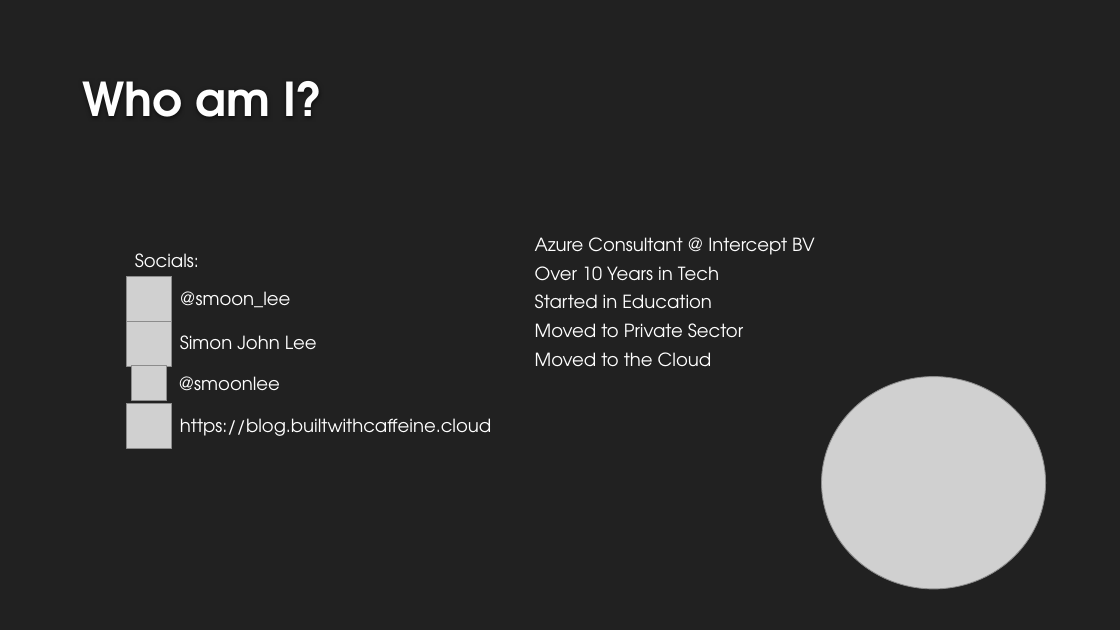
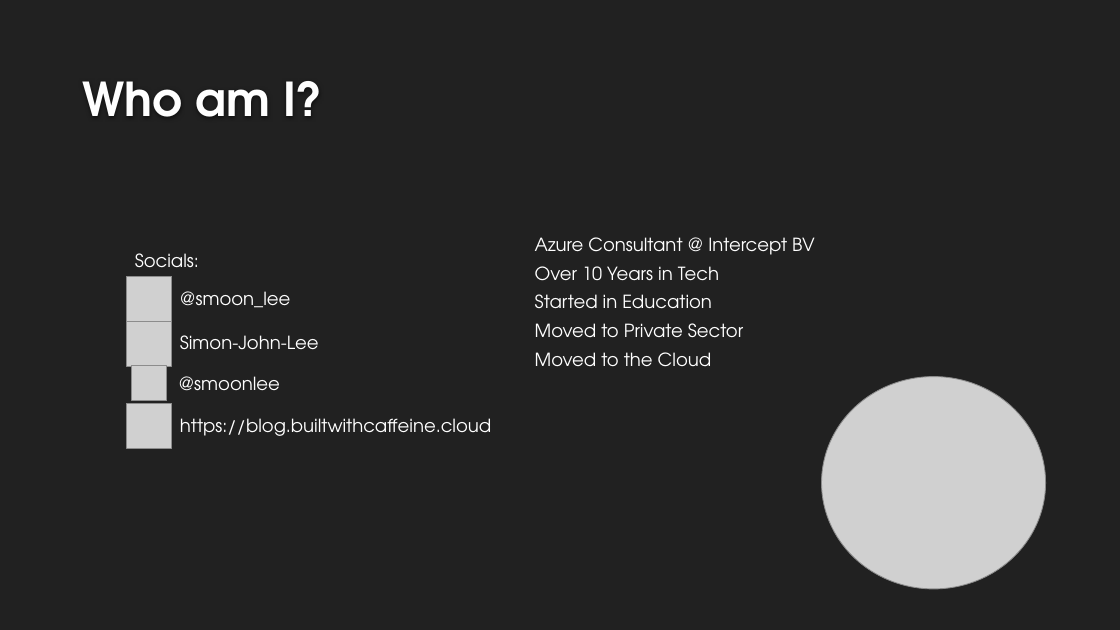
Before and after one commit to smoonlee/public-speaking-slide-decks, a slide deck: slide 2 of Getting_Started_With_Blogging/gettintg-started-with-blogging-slide-deck-v1-1.pptx. Drawn at 1120x630 pixels with LibreOffice and Linux fonts; fonts in the diff are those of the drawing; grey boxes stand for pictures; background and template pictures are left out. Boxes give left, top, right and bottom in pixels: in the first picture for what was removed or moved away, otherwise in the second. Text is boxed around its words. In the diff, an @@ line names an element or a change of style, - is before the commit and + after.

```diff
--- a/Getting_Started_With_Blogging/gettintg-started-with-blogging-slide-deck-v1-1.pptx
+++ b/Getting_Started_With_Blogging/gettintg-started-with-blogging-slide-deck-v1-1.pptx
@@ text at (180, 335, 319, 349): text changed @@
-Simon John Lee
+Simon-John-Lee
```
Also in this commit, not shown: 1 other slide changed, 1 other file.
